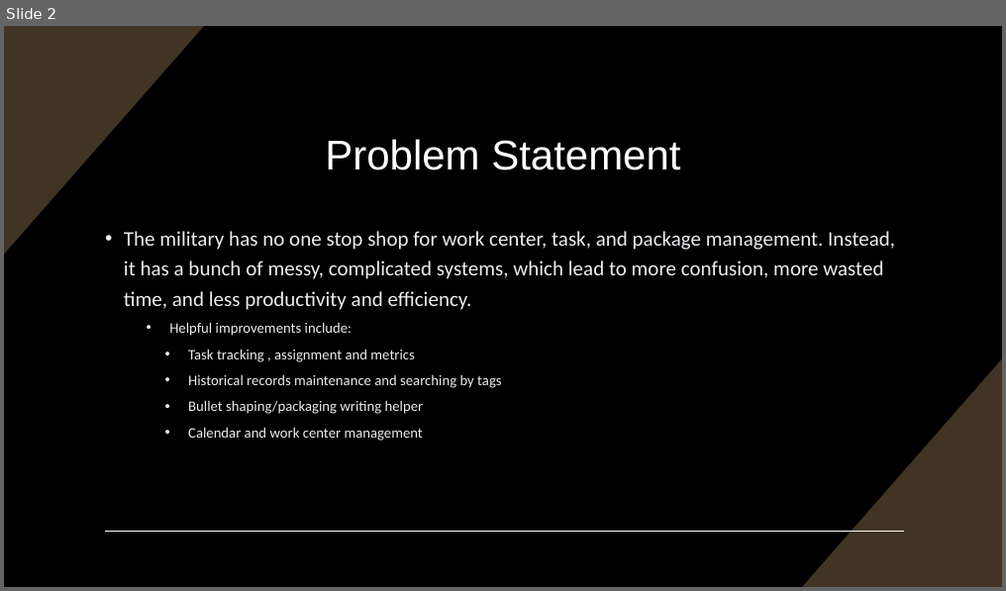
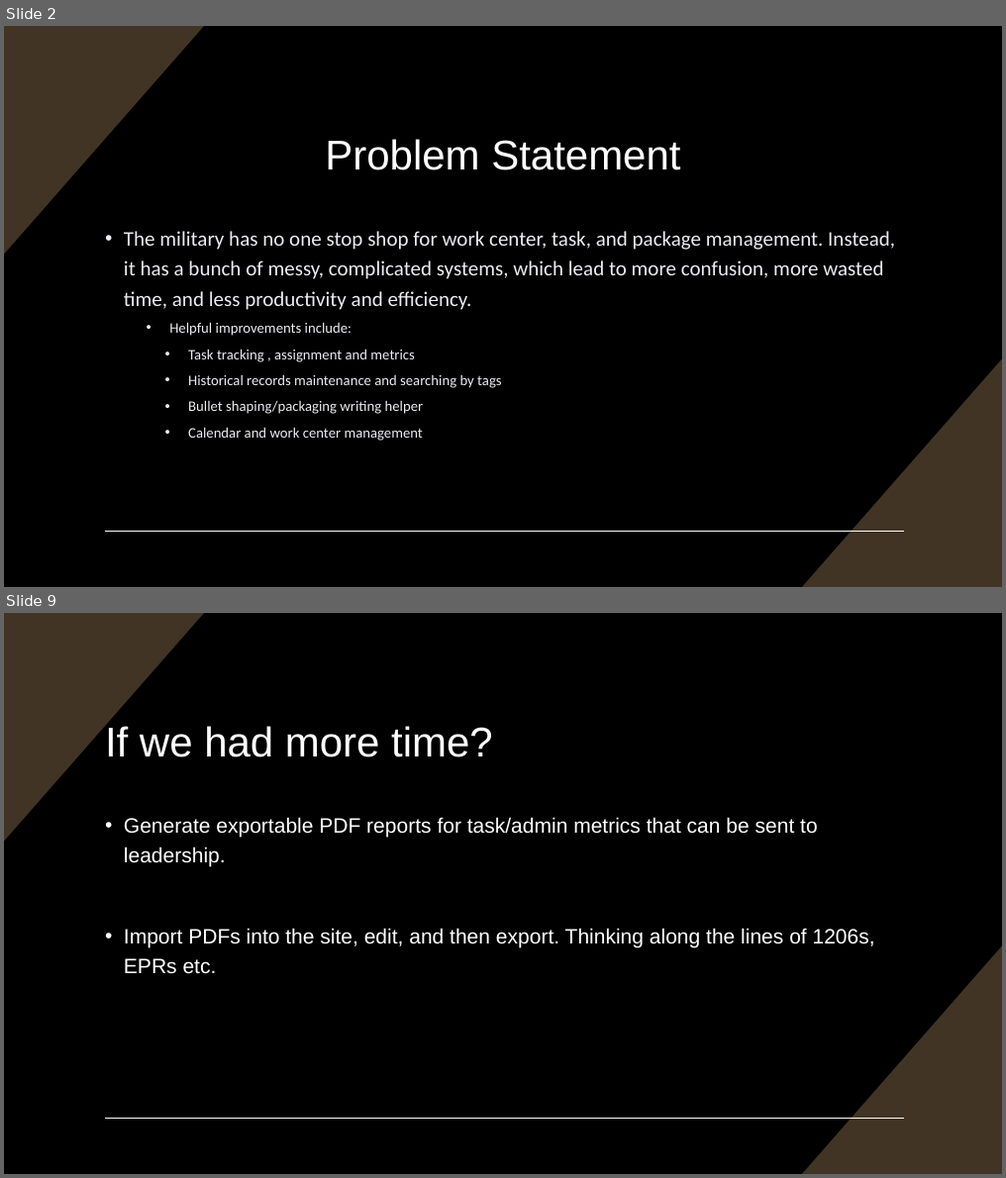
Before and after one commit to isaacmayard/sdi-blended-capstone, a slide deck: Group B Capstone.pptx. Shown one above the other, each under a label of ours: slide 2 before the commit, slides 2 and 9 after it; the slides between them are not shown. The pictures are 1006x591 and 1006x1178 pixels, drawn with LibreOffice and Linux fonts; fonts in the diff are those of the drawing. Boxes give left, top, right and bottom in pixels: in the first picture for what was removed or moved away, otherwise in the second. Text is boxed around its words. In the diff, an @@ line names an element or a change of style, - is before the commit and + after.

```diff
--- a/Group B Capstone.pptx
+++ b/Group B Capstone.pptx
@@ slide 9 added at [4,613,1002,1174], background #000000; not listed: 3 template elements that a slide beside it also shows @@
@@ title added at [105,723,493,758], 40 pt, text #FFFFFF @@
+If we had more time?
@@ text added at [124,817,875,974], 20 pt, text #FFFFFF @@
+• Generate exportable PDF reports for task/admin metrics that can be sent to leadership.
+• Import PDFs into the site, edit, and then export. Thinking along the lines of 1206s, EPRs etc.
```
Also in this commit, not shown: 8 other slides added, 4 other files.
